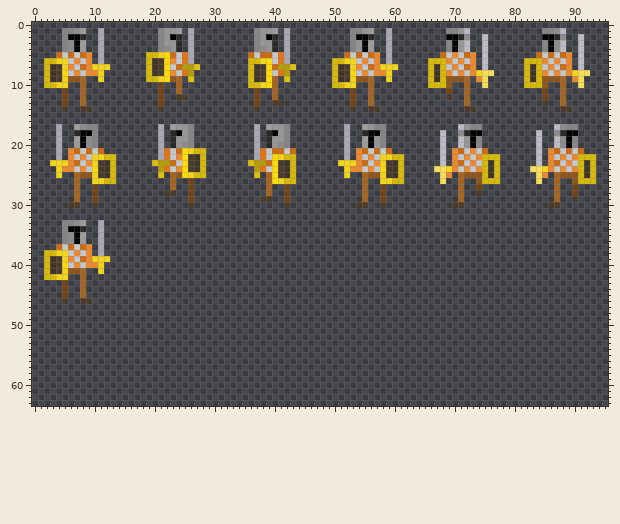
Two versions of one sprite sheet, NitsuajGameEngine/Content/joe_test_anim.png. The first picture shows the starting point.
The file is 96x64 pixels.
Once edited:
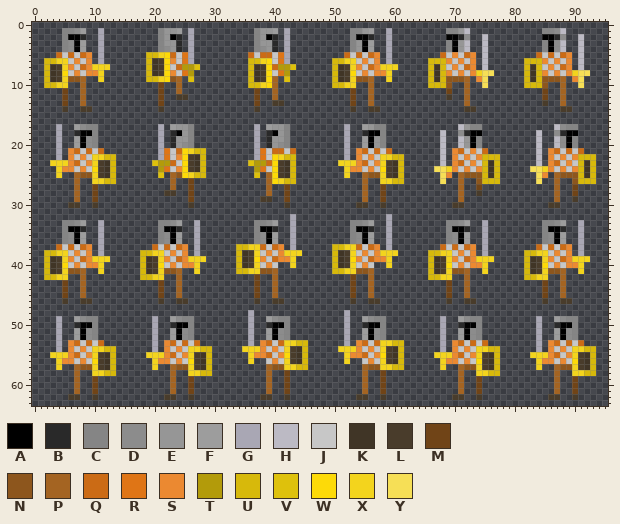
Palette (. is transparent): A #000000  B #292929  C #858585  D #8c8c8c  E #969696  F #9d9d9d  G #a9a7b4  H #bcbac4  J #c7c7c7  K #403526  L #493c2b  M #704417  N #8d561d  P #a46422  Q #cb6b15  R #df7516  S #eb8931  T #b39b0a  U #d7b90b  V #dec10c  W #fdda08  X #f3d41d  Y #f6df56
The edit:
Changed rows in their new state; - is an unchanged pixel.
first column x 3:
32 ----------------------------------------G---------------G----------------------------------
33 ------------------CCDF--G---------CCDF--G---------CCDF--G---------CCDF--G---------CCDF--G--
34 ------------------CAAB--G---------CAAB--G---------CAAB--G---------CAAB--G---------CAAB--G--
35 ------------------CDAF--G---------CDAF--G---------CDAF--G---------CDAF--G---------CDAF--G--
36 ------------------CDAF--G---------CDAF--G---------CDAF--G---------CDAF--G---------CDAF--G--
37 -----------------QJQJQS-G------UUXXQJQS-G------UUXXQJQS-G--------QJQJQS-G--------QJQJQS-G--
38 ---------------UUXXJSJS-G------UKLXJSJSXXX-----UKLXJSJSXXX-----UUXXJSJS-G------UUXXJSJS-G--
39 ---------------UKLXSJQSXXX-----UKLWSJQSSX------UKLWSJQSSX------UKLXSJQSXXX-----UKLXSJQSXXX-
40 ---------------UKLWJSJSSX------UKLXJSJ--X------UKLXJSJ--X------UKLWJSJSSX------UKLWJSJSSX--
41 ---------------UKLXNNP--X------UUXXNNP---------UUXXNNP---------UKLXNNP--X------UKLXNNP--X--
42 ---------------UUXX--P------------M--P------------M--P---------UUXX--P---------UUXX--P-----
43 ------------------M--P------------M--P------------M--P------------M--P------------M--P-----
44 ------------------M--P------------M--P------------M--P------------M--P------------M--P-----
45 ------------------M--P------------M--P------------M--P------------M--P------------M--P-----
46 ------------------L--LL-----------L--LL-----------L--LL-----------L--LL-----------L--LL----
48 ---------------------------------G---------------G-----------------------------------------
49 -G--FDCC---------G--FDCC---------G--FDCC---------G--FDCC---------G--FDCC---------G--FDCC---
50 -G--BAAC---------G--BAAC---------G--BAAC---------G--BAAC---------G--BAAC---------G--BAAC---
51 -G--FADC---------G--FADC---------G--FADC---------G--FADC---------G--FADC---------G--FADC---
52 -G--FADC---------G--FADC---------G--FADC---------G--FADC---------G--FADC---------G--FADC---
53 -G-SQJQJQ--------G-SQJQJQ--------G-SQJQXXUU------G-SQJQXXUU------G-SQJQJQ--------G-SQJQJQ--
54 -G-SJSJXXUU------G-SJSJXXUU-----XXXSJSJXLKU-----XXXSJSJXLKU------G-SJSJXXUU------G-SJSJXXUU
55 XXXSQJSXLKU-----XXXSQJSXLKU------XSSQJSWLKU------XSSQJSWLKU-----XXXSQJSXLKU-----XXXSQJSXLKU
56 -XSSJSJWLKU------XSSJSJWLKU------X--JSJXLKU------X--JSJXLKU------XSSJSJWLKU------XSSJSJWLKU
57 -X--PNNXLKU------X--PNNXLKU---------PNNXXUU---------PNNXXUU------X--PNNXLKU------X--PNNXLKU
58 ----P--XXUU---------P--XXUU---------P--M------------P--M------------P--XXUU---------P--XXUU
59 ----P--M------------P--M------------P--M------------P--M------------P--M------------P--M---
60 ----P--M------------P--M------------P--M------------P--M------------P--M------------P--M---
61 ----P--M------------P--M------------P--M------------P--M------------P--M------------P--M---
62 ---LL--L-----------LL--L-----------LL--L-----------LL--L-----------LL--L-----------LL--L---
Boxes around the changes in both pictures, in picture pixels (x1, y1, x2, y2):
added: (236, 214, 308, 400)
added: (332, 214, 404, 400)
added: (140, 220, 212, 400)
added: (428, 220, 500, 400)
added: (524, 220, 596, 400)
added: (50, 316, 116, 400)
